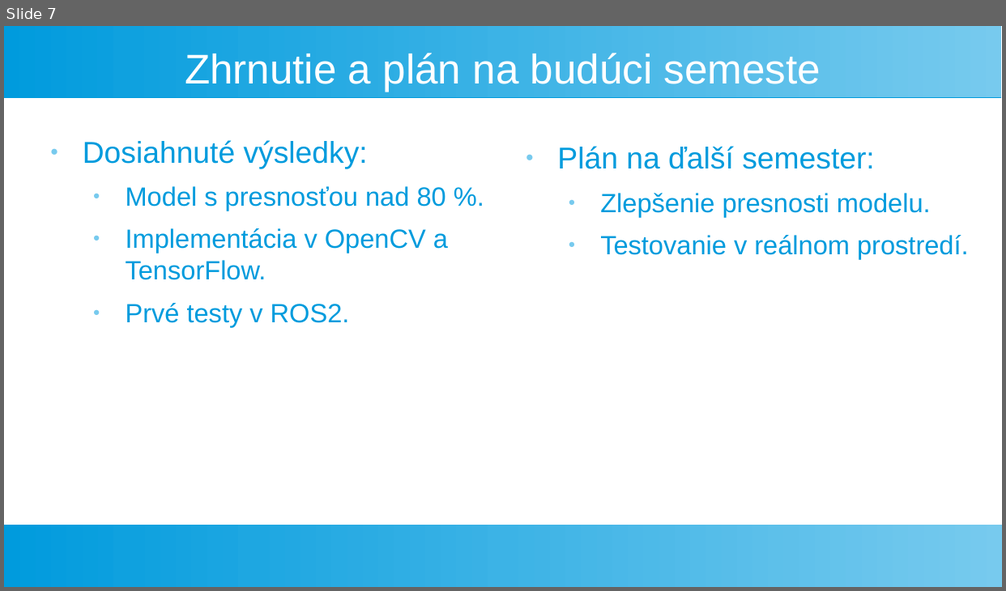
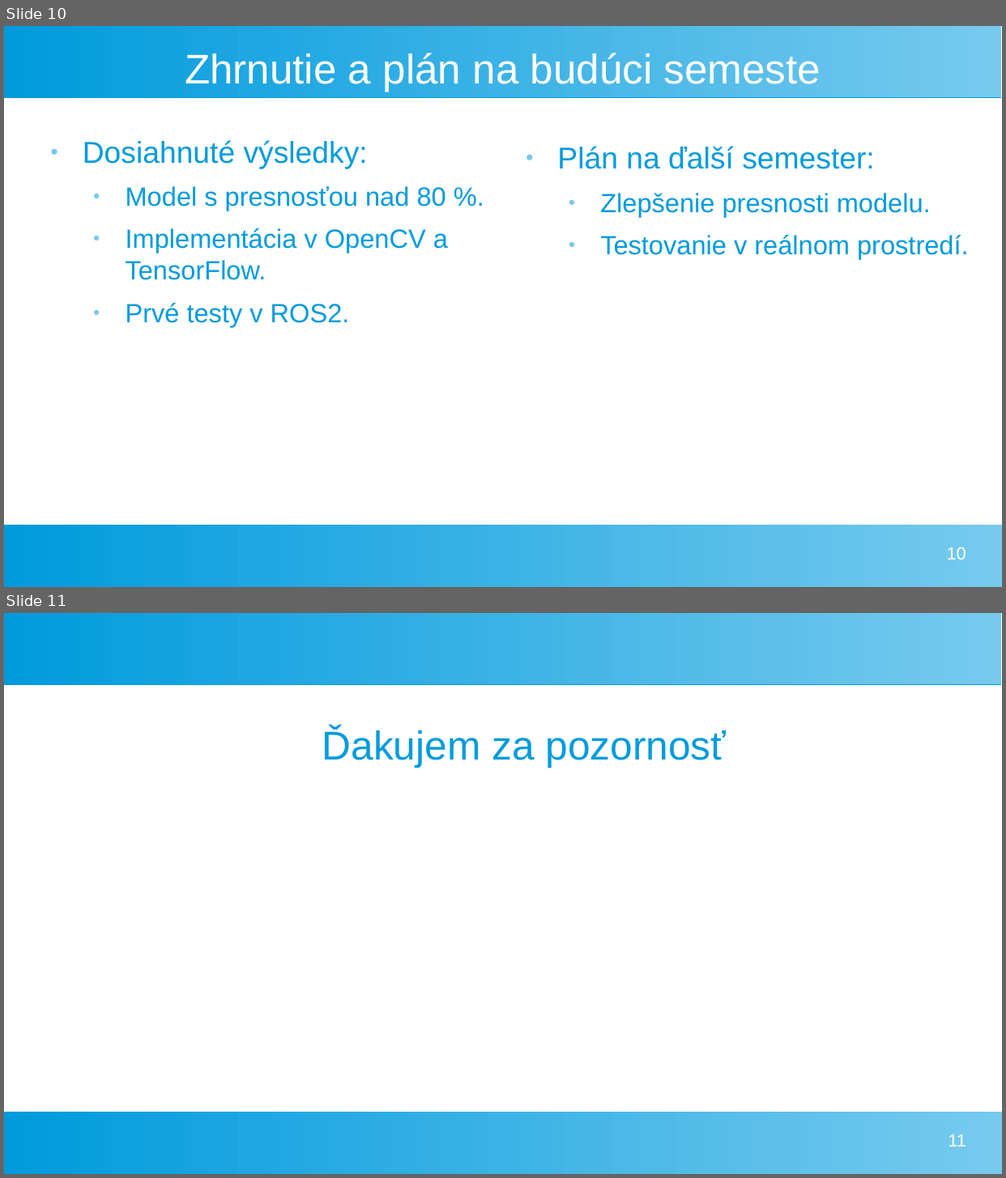
Before and after one commit to KocurMaros/master_thesis_practical, a slide deck: presentation.odp. Shown one above the other, each under a label of ours: slide 7 before the commit, slides 10 and 11 after it. The pictures are 1006x591 and 1006x1178 pixels, drawn with LibreOffice and Linux fonts; fonts in the diff are those of the drawing. Boxes give left, top, right and bottom in pixels: in the first picture for what was removed or moved away, otherwise in the second. Text is boxed around its words. In the diff, an @@ line names an element or a change of style, - is before the commit and + after.

```diff
--- a/presentation.odp
+++ b/presentation.odp
@@ slide 11 added at [4,613,1002,1174], background #FFFFFF; not listed: 2 template elements that a slide beside it also shows @@
@@ text added at [322,728,726,768], 32 pt, text #009BDD @@
+Ďakujem za pozornosť
@@ page number added at [948,1135,966,1147], 14 pt, text #FFFFFF @@
+11
@@ what was slide 7 is now slide 10 @@
@@ slide 10 changed as well @@
@@ page number added at [947,548,966,560], 14 pt, text #FFFFFF @@
+10
```
Also in this commit, not shown: 6 other slides changed, 3 other slides added, 1 slide removed, 4 other files.
